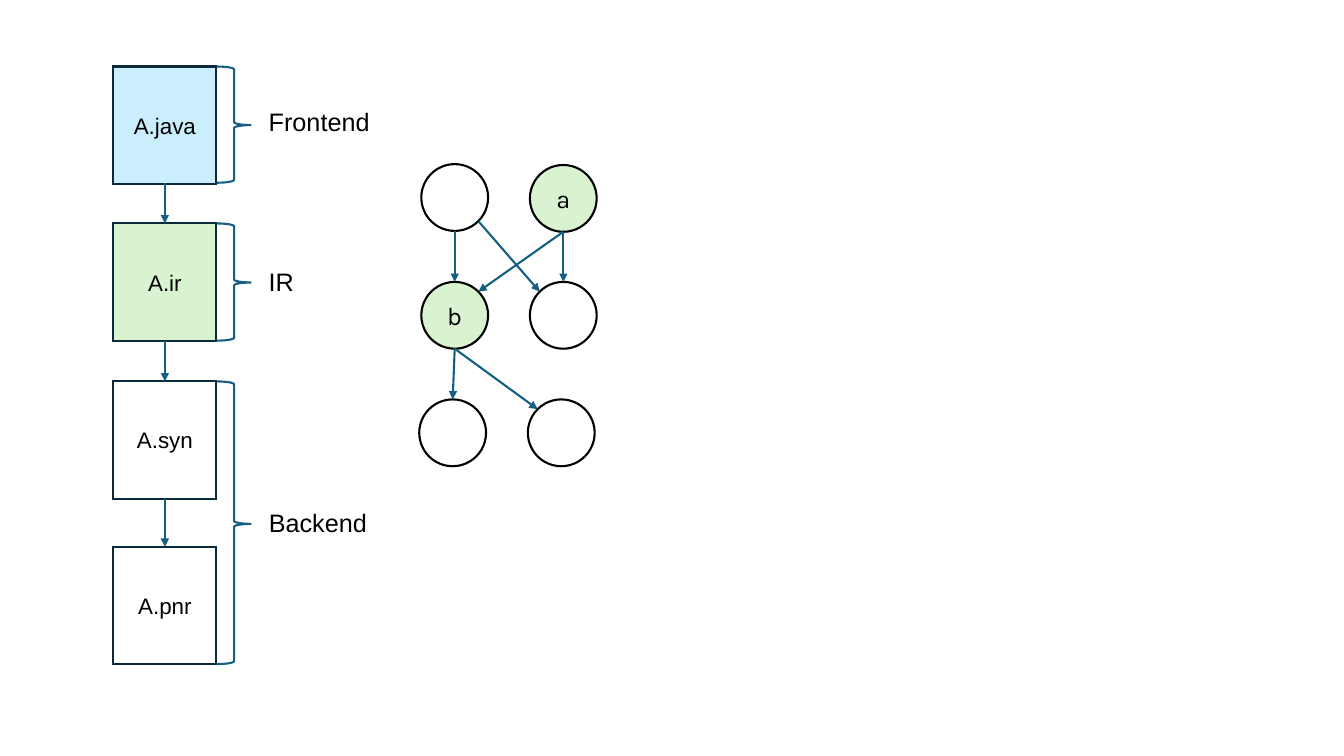
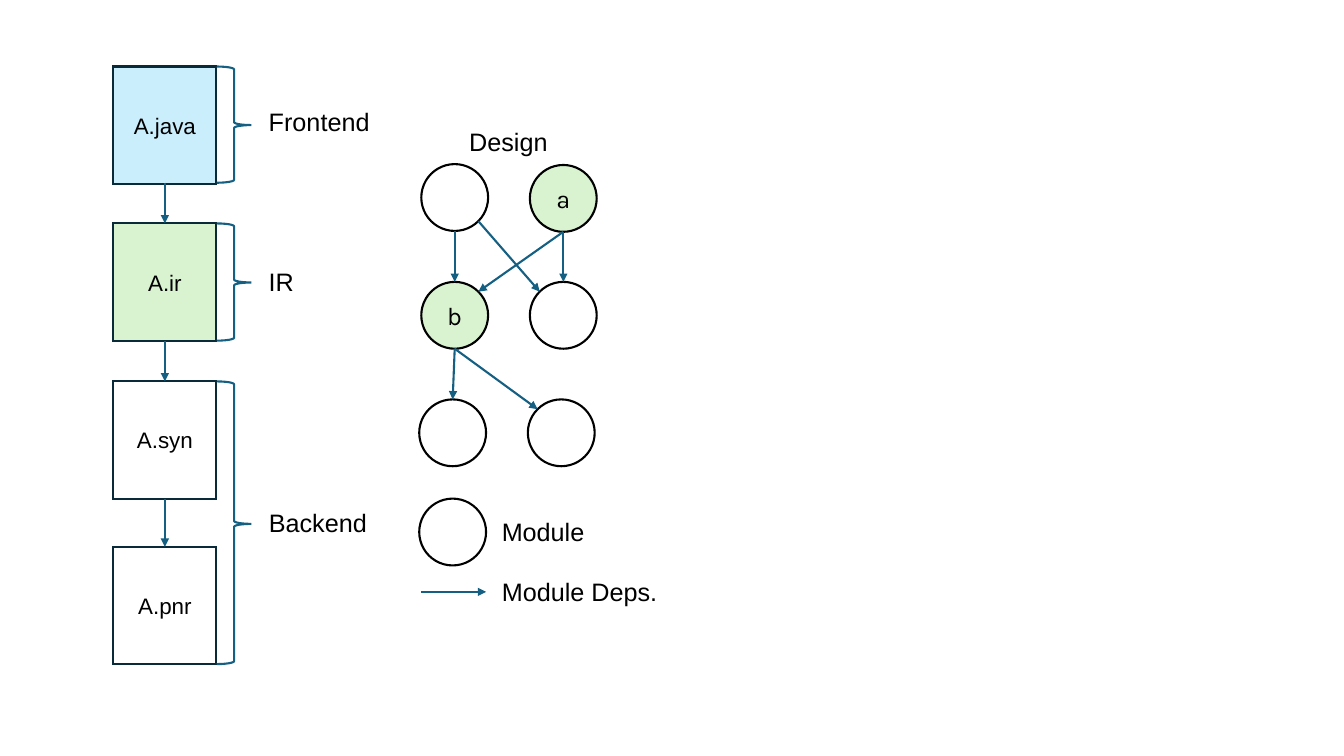
Before and after one commit to vighneshiyer/publications, a slide deck: slide 7 of figs/latte24/figs.pptx. Drawn at 1344x756 pixels with LibreOffice and Linux fonts; fonts in the diff are those of the drawing. Boxes give left, top, right and bottom in pixels: in the first picture for what was removed or moved away, otherwise in the second. Text is boxed around its words. In the diff, an @@ line names an element or a change of style, - is before the commit and + after.

```diff
--- a/figs/latte24/figs.pptx
+++ b/figs/latte24/figs.pptx
@@ group added at [419,132,657,607]: 3 texts, 1 ellipse, 1 arrow @@
+Module
+Module Deps.
+Design
```
Also in this commit, not shown: 4 other slides changed, 7 other files.
